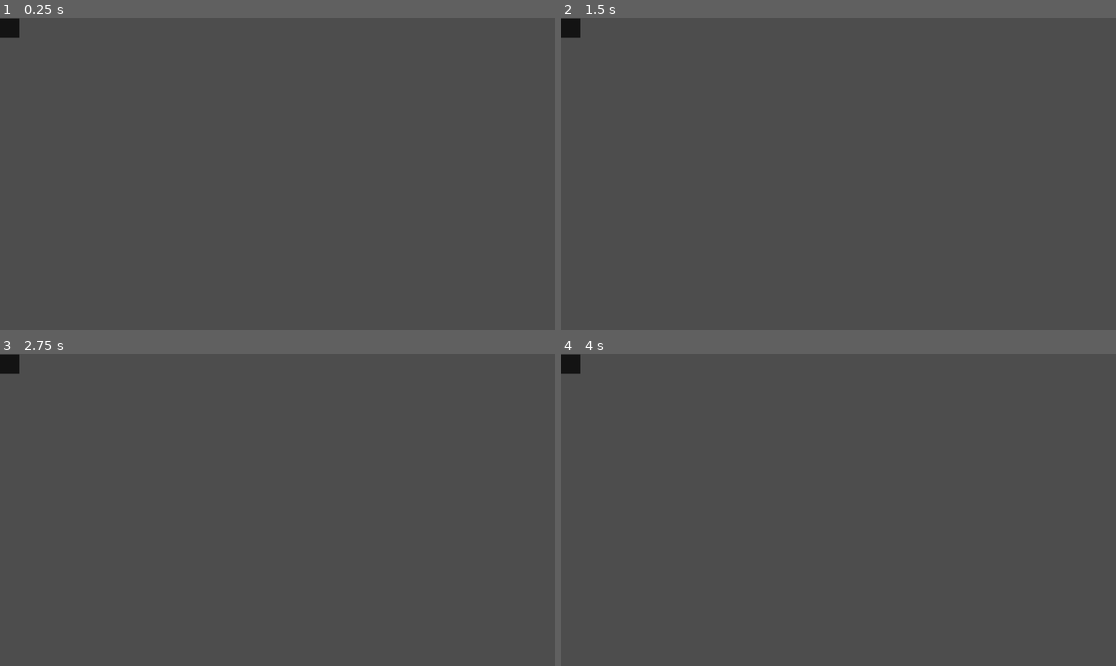
Above: before the commit, frames 1-4 (two rows, left to right).
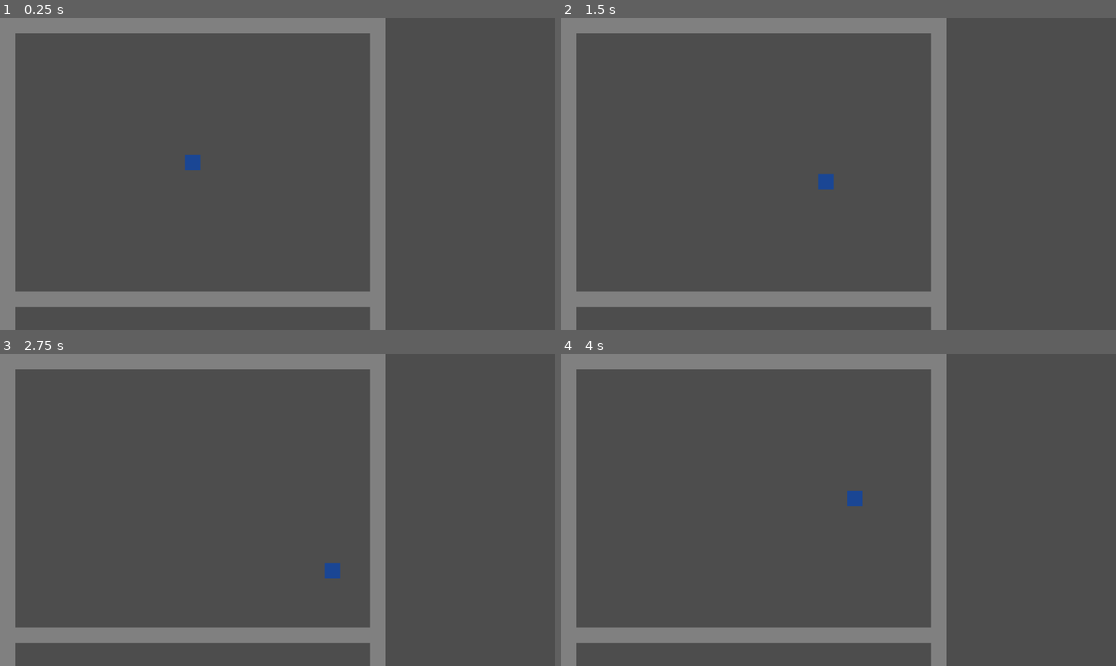
Above: after the commit, the same moments.

Repository: bk-bf/ZED
Game: Godot game, scene res://scenes/testing/movement_test.tscn
Same seed, same stepped clock (60 frames per second), same inputs: the game is played once before the commit and once after it.
Inputs:
- Up to frame 1 (0.25 s): no input
- Up to frame 2 (1.5 s): tap Enter at 0.5 s; hold D (move_right, bound only after the commit) 0.53-1.28 s; hold S (move_down, bound only after the commit) from 1.28 s (still down)
- Up to frame 3 (2.75 s): release S (move_down, bound only after the commit) at 2.03 s; hold D (move_right, bound only after the commit) from 2.03 s (still down)
- Up to frame 4 (4 s): release D (move_right, bound only after the commit) at 2.78 s; hold W (move_up, bound only after the commit) 2.78-3.53 s; hold A (move_left, bound only after the commit) from 3.53 s (still down)

The runs differ from the first frame. In frame 1, 12% of the frame differs, in the area x 0-70%, y 0-100%; in frame 2, 12%; in frame 3, 12%; in frame 4, 12%.

Commit message:
Implements basic player movement and room collision
Adds core movement mechanics for initial gameplay prototype:
- Sets up WASD input mapping for player movement
- Creates test scene with movable player character
- Implements collision system with room boundaries
- Completes movement and collision testing milestones

Scene elements properly configured with basic physics interactions and wall collisions, establishing foundation for further gameplay development.

Diff:
--- a/project.godot
+++ b/project.godot
@@ -15,6 +15,29 @@
 config/features=PackedStringArray("4.4", "Forward Plus")
 config/icon="res://icon.svg"
 
+[input]
+
+move_up={
+"deadzone": 0.2,
+"events": [Object(InputEventKey,"resource_local_to_scene":false,"resource_name":"","device":0,"window_id":0,"alt_pressed":false,"shift_pressed":false,"ctrl_pressed":false,"meta_pressed":false,"pressed":false,"keycode":0,"physical_keycode":87,"key_label":0,"unicode":0,"location":0,"echo":false,"script":null)
+]
+}
+move_down={
+"deadzone": 0.2,
+"events": [Object(InputEventKey,"resource_local_to_scene":false,"resource_name":"","device":0,"window_id":0,"alt_pressed":false,"shift_pressed":false,"ctrl_pressed":false,"meta_pressed":false,"pressed":false,"keycode":0,"physical_keycode":83,"key_label":0,"unicode":0,"location":0,"echo":false,"script":null)
+]
+}
+move_left={
+"deadzone": 0.2,
+"events": [Object(InputEventKey,"resource_local_to_scene":false,"resource_name":"","device":0,"window_id":0,"alt_pressed":false,"shift_pressed":false,"ctrl_pressed":false,"meta_pressed":false,"pressed":false,"keycode":0,"physical_keycode":65,"key_label":0,"unicode":0,"location":0,"echo":false,"script":null)
+]
+}
+move_right={
+"deadzone": 0.2,
+"events": [Object(InputEventKey,"resource_local_to_scene":false,"resource_name":"","device":0,"window_id":0,"alt_pressed":false,"shift_pressed":false,"ctrl_pressed":false,"meta_pressed":false,"pressed":false,"keycode":0,"physical_keycode":68,"key_label":0,"unicode":0,"location":0,"echo":false,"script":null)
+]
+}
+
 [physics]
 
 3d/physics_engine="Jolt Physics"
--- /dev/null
+++ b/scenes/testing/horizontal_wall.tscn
@@ -0,0 +1,24 @@
+[gd_scene load_steps=2 format=3 uid="uid://bdrvxmbo0ap8e"]
+
+[sub_resource type="RectangleShape2D" id="RectangleShape2D_ie580"]
+size = Vector2(800, 32)
+
+[node name="HorizontalWall" type="StaticBody2D"]
+
+[node name="CollisionShape2D" type="CollisionShape2D" parent="."]
+shape = SubResource("RectangleShape2D_ie580")
+
+[node name="ColorRect" type="ColorRect" parent="CollisionShape2D"]
+anchors_preset = 8
+anchor_left = 0.5
+anchor_top = 0.5
+anchor_right = 0.5
+anchor_bottom = 0.5
+offset_left = -400.0
+offset_top = -16.0
+offset_right = 400.0
+offset_bottom = 16.0
+grow_horizontal = 2
+grow_vertical = 2
+size_flags_horizontal = 0
+color = Color(0.501961, 0.501961, 0.501961, 1)
--- a/scenes/testing/movement_test.tscn
+++ b/scenes/testing/movement_test.tscn
@@ -1,18 +1,24 @@
-[gd_scene load_steps=2 format=3 uid="uid://clfg7irsq22k1"]
+[gd_scene load_steps=4 format=3 uid="uid://clfg7irsq22k1"]
 
-[sub_resource type="RectangleShape2D" id="RectangleShape2D_80uj3"]
-size = Vector2(32, 32)
+[ext_resource type="PackedScene" uid="uid://brmwpmml8y2as" path="res://scenes/testing/player.tscn" id="1_uspyl"]
+[ext_resource type="PackedScene" uid="uid://dx7abjien1uq" path="res://scenes/testing/vertical_wall.tscn" id="2_uspyl"]
+[ext_resource type="PackedScene" uid="uid://bdrvxmbo0ap8e" path="res://scenes/testing/horizontal_wall.tscn" id="3_8rjut"]
 
 [node name="MovementTest" type="Node2D"]
 
-[node name="Player" type="CharacterBody2D" parent="."]
+[node name="Player" parent="." instance=ExtResource("1_uspyl")]
+position = Vector2(400, 300)
 
-[node name="CollisionShape2D" type="CollisionShape2D" parent="Player"]
-position = Vector2(20, 20)
-shape = SubResource("RectangleShape2D_80uj3")
+[node name="Walls" type="Node2D" parent="."]
 
-[node name="ColorRect" type="ColorRect" parent="Player"]
-offset_top = 1.0
-offset_right = 40.0
-offset_bottom = 41.0
-color = Color(0.0768358, 0.0768358, 0.0768358, 1)
+[node name="TopWall" parent="Walls" instance=ExtResource("3_8rjut")]
+position = Vector2(400, 16)
+
+[node name="BottomWall" parent="Walls" instance=ExtResource("3_8rjut")]
+position = Vector2(400, 584)
+
+[node name="LeftWall" parent="Walls" instance=ExtResource("2_uspyl")]
+position = Vector2(16, 300)
+
+[node name="RightWall" parent="Walls" instance=ExtResource("2_uspyl")]
+position = Vector2(784, 300)
--- /dev/null
+++ b/scenes/testing/player.tscn
@@ -0,0 +1,29 @@
+[gd_scene load_steps=3 format=3 uid="uid://brmwpmml8y2as"]
+
+[ext_resource type="Script" uid="uid://djaqs5144c1qy" path="res://scripts/mechanics/player_controller.gd" id="1_v0q10"]
+
+[sub_resource type="RectangleShape2D" id="RectangleShape2D_v0q10"]
+size = Vector2(32, 32)
+
+[node name="Player" type="CharacterBody2D"]
+script = ExtResource("1_v0q10")
+metadata/_custom_type_script = "uid://djaqs5144c1qy"
+
+[node name="CollisionShape2D" type="CollisionShape2D" parent="."]
+shape = SubResource("RectangleShape2D_v0q10")
+
+[node name="ColorRect" type="ColorRect" parent="CollisionShape2D"]
+custom_minimum_size = Vector2(32, 32)
+anchors_preset = 15
+anchor_right = 1.0
+anchor_bottom = 1.0
+offset_left = -16.0
+offset_top = -16.0
+offset_right = 16.0
+offset_bottom = 16.0
+grow_horizontal = 2
+grow_vertical = 2
+size_flags_horizontal = 0
+size_flags_vertical = 4
+color = Color(0.10121, 0.272982, 0.58, 1)
+metadata/_edit_use_anchors_ = true
--- /dev/null
+++ b/scenes/testing/vertical_wall.tscn
@@ -0,0 +1,25 @@
+[gd_scene load_steps=2 format=3 uid="uid://dx7abjien1uq"]
+
+[sub_resource type="RectangleShape2D" id="RectangleShape2D_ie580"]
+size = Vector2(800, 32)
+
+[node name="VerticalWall" type="StaticBody2D"]
+
+[node name="CollisionShape2D" type="CollisionShape2D" parent="."]
+rotation = 1.5708
+shape = SubResource("RectangleShape2D_ie580")
+
+[node name="ColorRect" type="ColorRect" parent="CollisionShape2D"]
+anchors_preset = 8
+anchor_left = 0.5
+anchor_top = 0.5
+anchor_right = 0.5
+anchor_bottom = 0.5
+offset_left = -400.0
+offset_top = -16.0
+offset_right = 400.0
+offset_bottom = 16.0
+grow_horizontal = 2
+grow_vertical = 2
+size_flags_horizontal = 0
+color = Color(0.501961, 0.501961, 0.501961, 1)
--- /dev/null
+++ b/scripts/mechanics/player_controller.gd
@@ -0,0 +1,27 @@
+# scripts/mechanics/player_controller.gd
+extends CharacterBody2D
+class_name PlayerController
+
+# Movement properties
+@export var speed: float = 200.0
+
+func _ready():
+    # Visual is already set up in the scene tree
+    # No need to create ColorRect programmatically
+    pass
+
+func _physics_process(delta):
+    handle_movement()
+
+func handle_movement():
+    # Get input vector from WASD keys (via Input Map)
+    var input_vector = Vector2.ZERO
+
+    input_vector.x = Input.get_action_strength("move_right") - Input.get_action_strength("move_left")
+    input_vector.y = Input.get_action_strength("move_down") - Input.get_action_strength("move_up")
+
+    # Normalize diagonal movement and apply speed
+    velocity = input_vector.normalized() * speed if input_vector.length() > 0 else Vector2.ZERO
+
+    # Apply movement
+    move_and_slide()
Not shown, changed: docs/overview/DAILY_TASKS.md
Not shown, changed: docs/overview/ROADMAP.md
